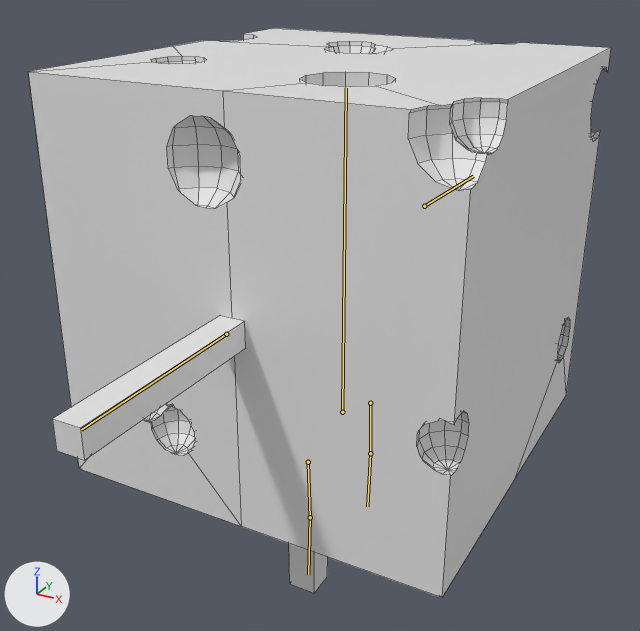
The Blender file Assets/Art/Models/Character/Blend_Character_Cheese_and_Costume.blend as it was, and as the next commit left it.
Camera for both pictures: a 50 mm camera at (0.0147, -0.0286, 0.0251) aimed at (-0.0009, -0.0002, 0.0109). The lights are fixed; the arrows at lower left show +X, +Y and +Z. The bones that bend it are drawn over the model as lines. Mesh edges are drawn as thin lines.

In view in the first picture: 'FBX_Character_Cheese'.
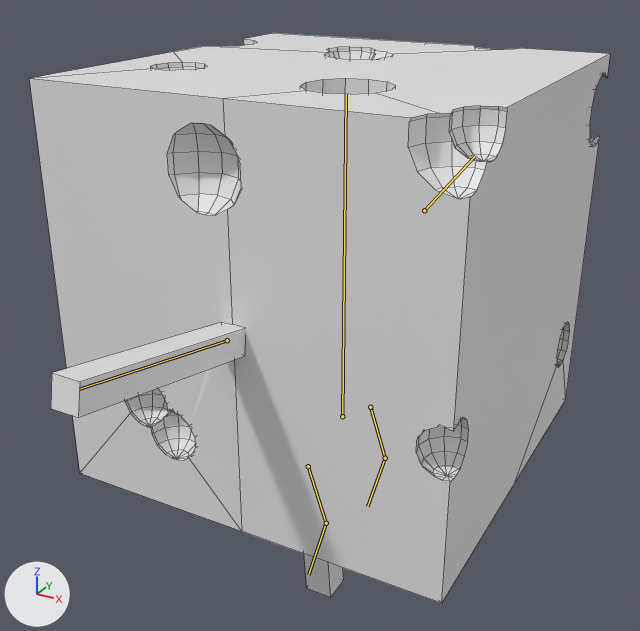
The newer file adds an action. The first version stands in its rest pose; the second is drawn at frame 20 of the action 'Idle_01'.

Edits to the scene script, one JSON object a line:
```json
{"block": "bone_head", "where": "bone_head = bpy.data.objects['Armature'].pose.bones['Head']"}
{"op": "set", "path": "bone_head.location", "old": "(0.0, 0.0, 0.0)", "new": "(0.0, -0.015, 0.0)"}
{"block": "bone_arm_l", "where": "bone_arm_l = bpy.data.objects['Armature'].pose.bones['Arm_L']  # child of 'Head'"}
{"op": "set", "path": "bone_arm_l.rotation_quaternion", "old": "(1.0, 0.0, 0.0, 0.0)", "new": "(0.996, 0.095, 0.0, 0.0)", "note": "degrees (0, 0, 0) -> degrees (11, 0, 0)"}
{"block": "bone_arm_r", "where": "bone_arm_r = bpy.data.objects['Armature'].pose.bones['Arm_R']  # child of 'Head'"}
{"op": "set", "path": "bone_arm_r.rotation_quaternion", "old": "(1.0, 0.0, 0.0, 0.0)", "new": "(0.995, -0.101, -0.001, 0.003)", "note": "degrees (0, 0, 0) -> degrees (-12, 0, 0)"}
```

Pixel boxes (x1, y1, x2, y2) of what changed, in the pictures (640 x 631 px):
```json
{"object": "FBX_Character_Cheese", "change": "posed", "before": [28, 28, 611, 598], "after": [29, 33, 610, 603]}
{"bone": "Head", "before": "(342, 412) to (346, 88)", "after": "(342, 416) to (346, 94)"}
{"bone": "Arm_L", "before": "(424, 206) to (473, 176)", "after": "(424, 210) to (474, 156)"}
{"bone": "Arm_R", "before": "(226, 334) to (81, 429)", "after": "(227, 340) to (79, 389)"}
```
